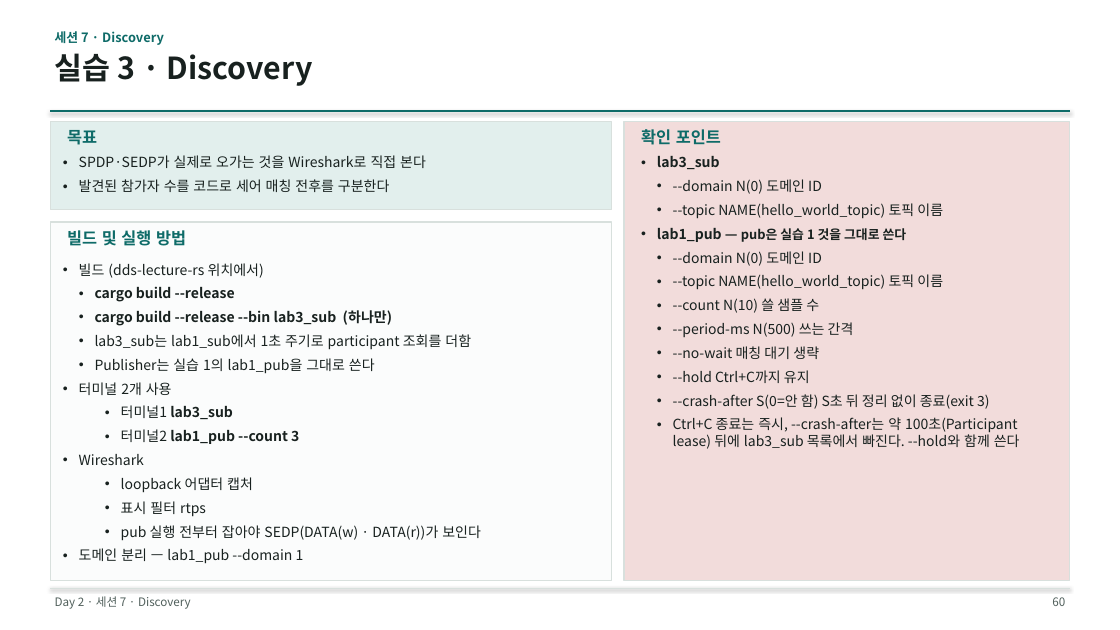
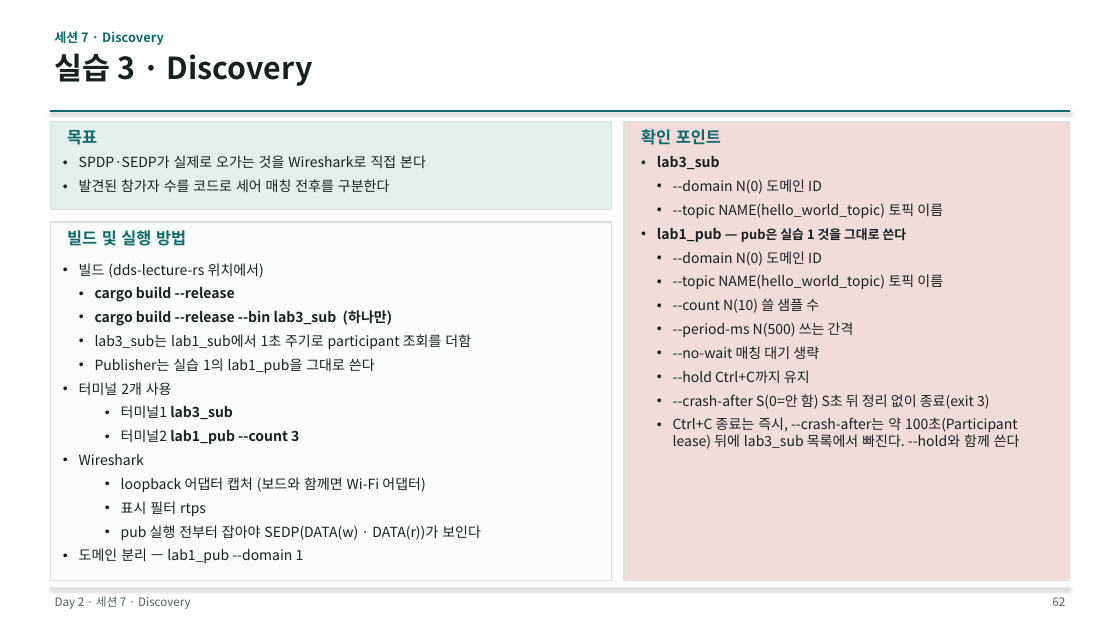
Before and after one commit to IntellectusCorp/int2DDS-lecture, a slide deck: slide 62 of int2dds-lecture-for-beginner.pptx (slide 60 before the commit). Drawn at 1120x630 pixels with LibreOffice and Linux fonts; fonts in the diff are those of the drawing. Boxes give left, top, right and bottom in pixels: in the first picture for what was removed or moved away, otherwise in the second. Text is boxed around its words. In the diff, an @@ line names an element or a change of style, - is before the commit and + after.

```diff
--- a/int2dds-lecture-for-beginner.pptx
+++ b/int2dds-lecture-for-beginner.pptx
@@ text at (121, 477, 425, 493): text changed @@
-  • loopback 어댑터 캡처
+  • loopback 어댑터 캡처 (보드와 함께면 Wi-Fi 어댑터)
@@ page number at (1052, 597, 1065, 606): text changed @@
-60
+62
```
Also in this commit, not shown: 9 other slides changed, 4 slides added, 43 other files.
